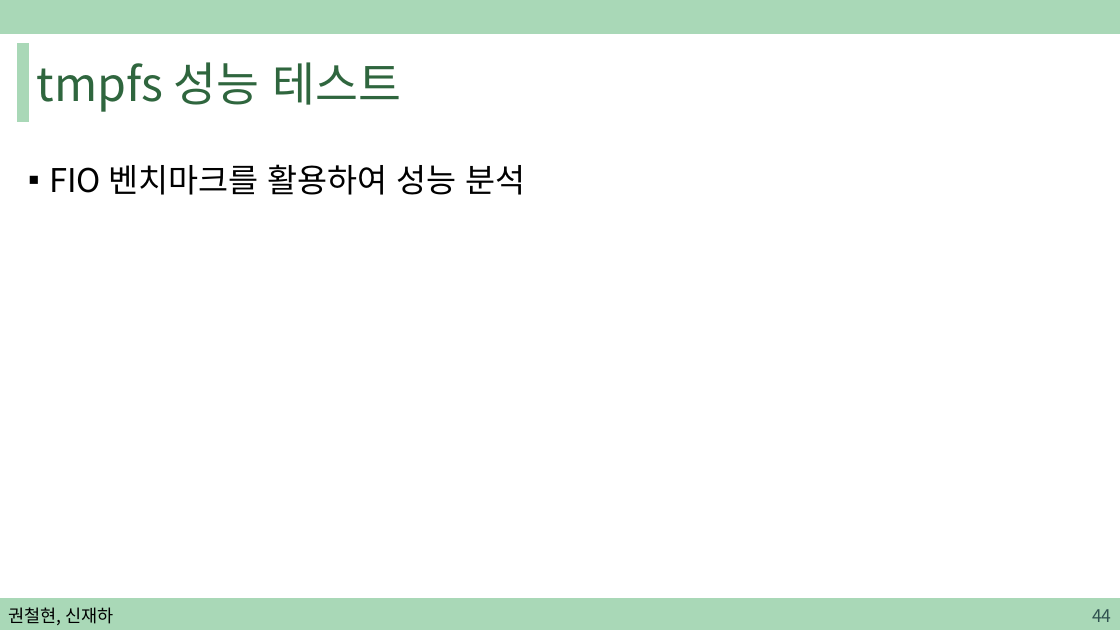
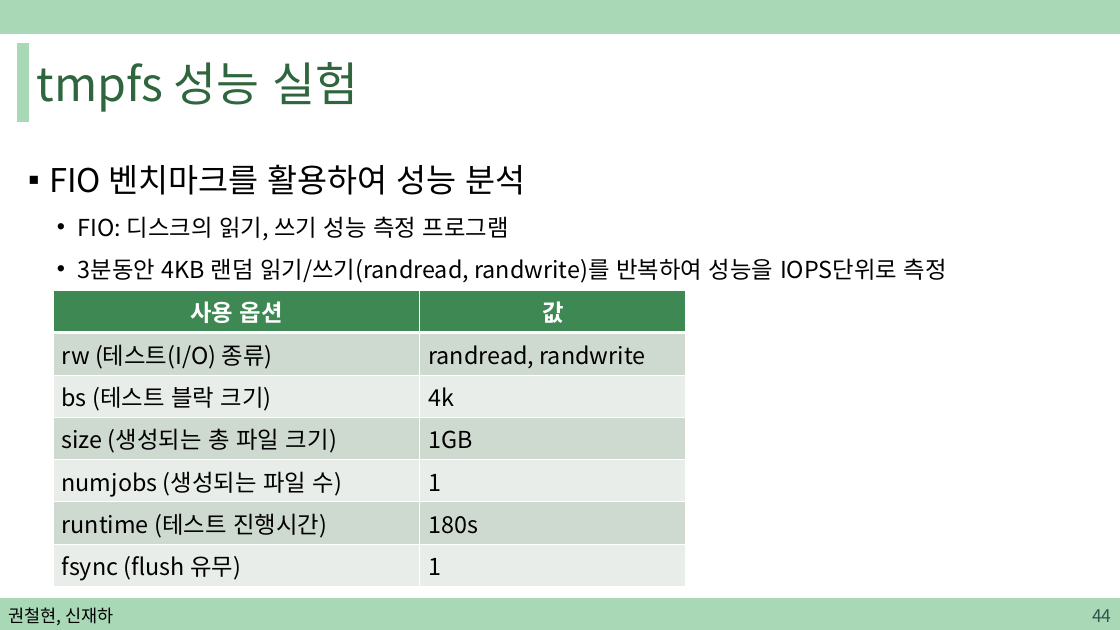
Before and after one commit to sjh4287/capston, a slide deck: slide 44 of 2022.02.18/권철현,신재하.pptx. Drawn at 1120x630 pixels with LibreOffice and Linux fonts; fonts in the diff are those of the drawing. Boxes give left, top, right and bottom in pixels: in the first picture for what was removed or moved away, otherwise in the second. Text is boxed around its words. In the diff, an @@ line names an element or a change of style, - is before the commit and + after.

```diff
--- a/2022.02.18/권철현,신재하.pptx
+++ b/2022.02.18/권철현,신재하.pptx
@@ title at box(37, 62, 359, 112): text changed @@
-tmpfs 성능 테스트
+tmpfs 성능 실험
@@ text at box(78, 216, 947, 283): paragraphs added @@
+  • FIO: 디스크의 읽기, 쓰기 성능 측정 프로그램
+  • 3분동안 4KB 랜덤 읽기/쓰기(randread, randwrite)를 반복하여 성능을 IOPS단위로 측정
@@ table added at box(53, 291, 686, 585), 7 rows, 2 columns @@
+사용 옵션 | 값
+rw (테스트(I/O) 종류) | randread, randwrite
+bs (테스트 블락 크기) | 4k
+size (생성되는 총 파일 크기) | 1GB
+numjobs (생성되는 파일 수) | 1
+runtime (테스트 진행시간) | 180s
+fsync (flush 유무) | 1
```
Also in this commit, not shown: 7 other slides changed, 3 slides added.
